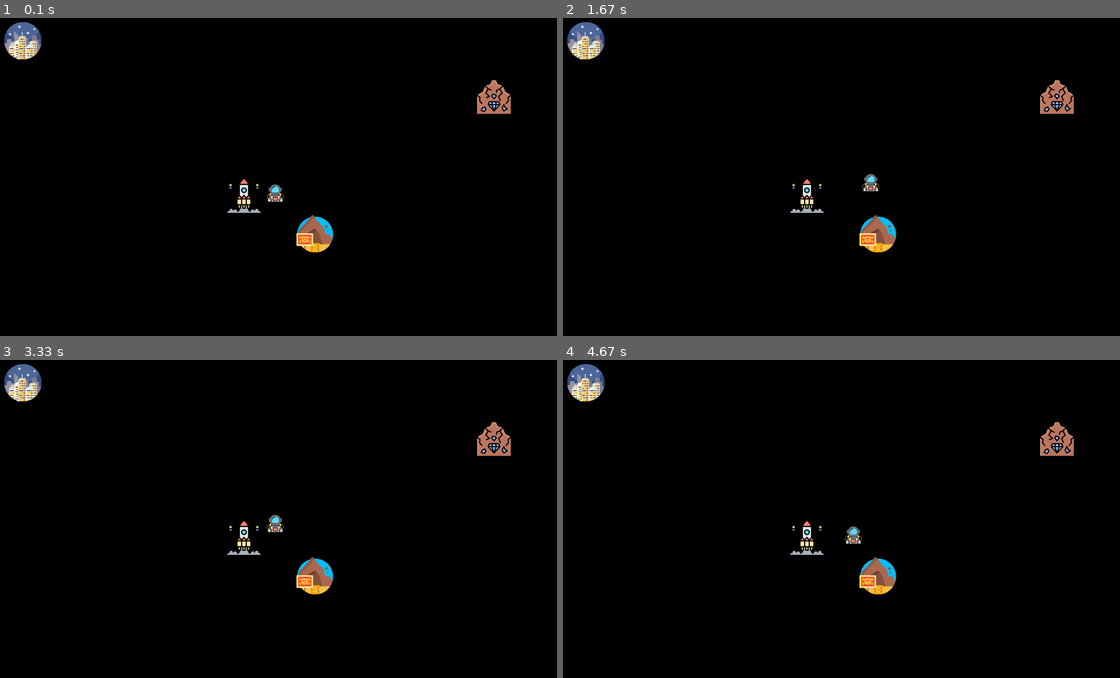
Above: before the commit, frames 1-4 (two rows, left to right).
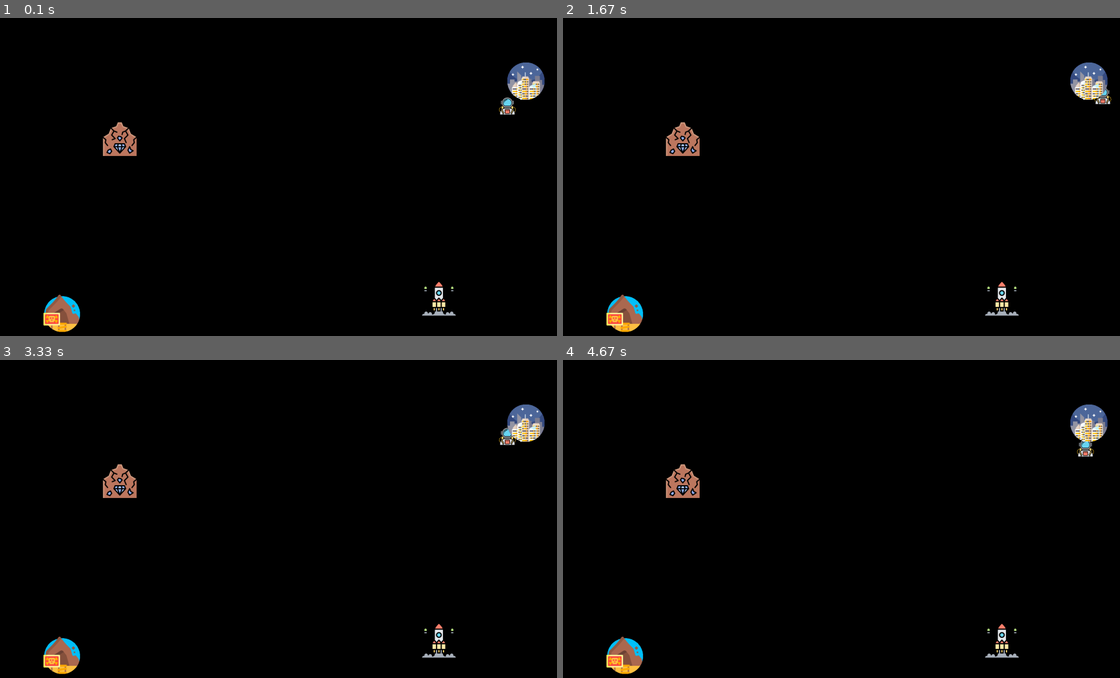
Above: after the commit, the same moments.

Repository: chamberscp/spacegame
Game: pygame game, started from DeepSpace.py
Two runs of this game, one before a commit and one after it. Both use one fixed random seed, a clock stepped at 60 frames per second and the inputs below.
Inputs:
- Up to frame 1 (0.1 s): no input
- Up to frame 2 (1.67 s): hold D 0.33-0.8 s; hold W 0.83-1.13 s; hold D 1.17-1.63 s
- Up to frame 3 (3.33 s): hold A 1.67-2.2 s; hold S 2.23-2.53 s; hold A 2.57-2.97 s; hold W from 3 s (still down)
- Up to frame 4 (4.67 s): release W at 3.37 s; hold D 3.4-4.03 s; hold S 4.07-4.43 s; hold A from 4.47 s (still down)

The runs differ from the first frame. In frame 1, 4.0% of the frame differs, in the area x 0-98%, y 1-99%; in frame 2, 4.0%; in frame 3, 4.0%; in frame 4, 4.0%.

Commit message:
Add static locations for locationSprites

Diff:
--- a/DeepSpace.py
+++ b/DeepSpace.py
@@ -26,7 +26,7 @@
         self.image = pygame.image.load('player.png').convert()
         self.image.set_colorkey(BLACK)
         self.rect =  self.image.get_rect()
-        self.rect.center = (1000, 650)
+        self.rect.center = (1800, 350)
 
     def update(self):
         global DAY_AGE
@@ -76,8 +76,8 @@
         self.image = pygame.image.load('city1.png').convert()
         self.image.set_colorkey(BLACK)
         self.rect =  self.image.get_rect()
-        self.rect.x = random.randrange(WIDTH - self.rect.width)
-        self.rect.y = random.randrange(HEIGHT - self.rect.height)
+        self.rect.x = 1800
+        self.rect.y = 200
 
 def cityPrompt():
     print("Welcome to the city.  Before you is a sprawling metropolis...")
@@ -124,8 +124,8 @@
         self.image = pygame.image.load('cave.png').convert()
         self.image.set_colorkey(BLACK)
         self.rect =  self.image.get_rect()
-        self.rect.x = random.randrange(WIDTH - self.rect.width)
-        self.rect.y = random.randrange(HEIGHT - self.rect.height)
+        self.rect.x = 200
+        self.rect.y = 1000
 
 class Quarry(pygame.sprite.Sprite):
     def __init__(self):
@@ -133,8 +133,8 @@
         self.image = pygame.image.load('diamond.png').convert()
         self.image.set_colorkey(BLACK)
         self.rect =  self.image.get_rect()
-        self.rect.x = random.randrange(WIDTH - self.rect.width)
-        self.rect.y = random.randrange(HEIGHT - self.rect.height)
+        self.rect.x = 400
+        self.rect.y = 400
 
 class Spaceport(pygame.sprite.Sprite):
 
@@ -143,8 +143,8 @@
         self.image = pygame.image.load('spacestation.png').convert()
         self.image.set_colorkey(BLACK)
         self.rect =  self.image.get_rect()
-        self.rect.x = random.randrange(WIDTH - self.rect.width)
-        self.rect.y = random.randrange(HEIGHT - self.rect.height)
+        self.rect.x = 1500
+        self.rect.y = 950
 
 def collision_detection():
     cityhit = pygame.sprite.spritecollide(player, citygroup, False)
